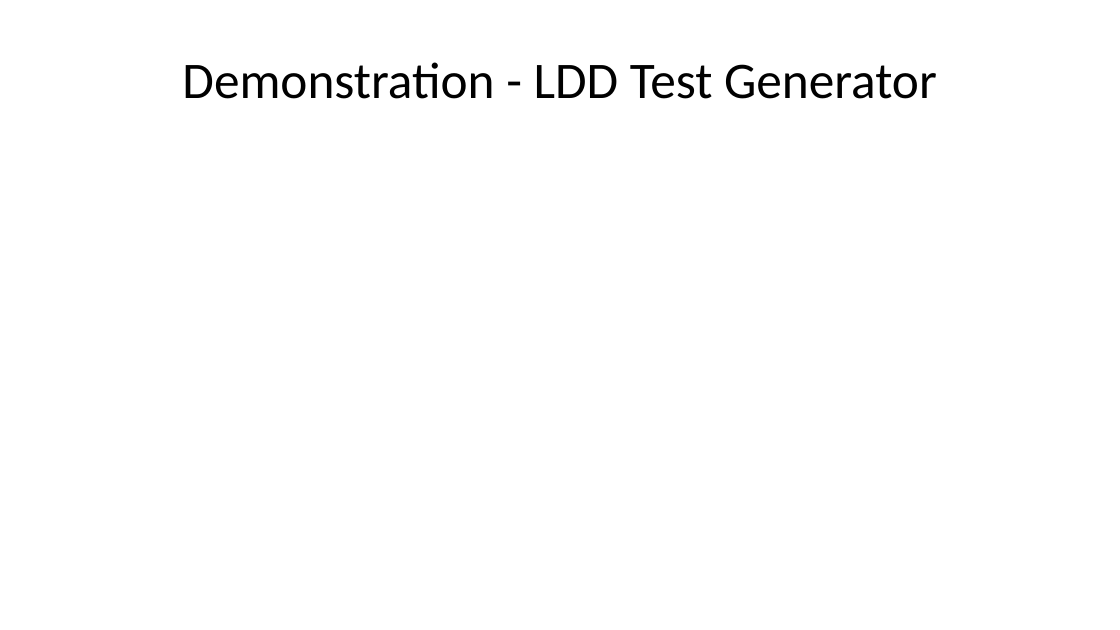
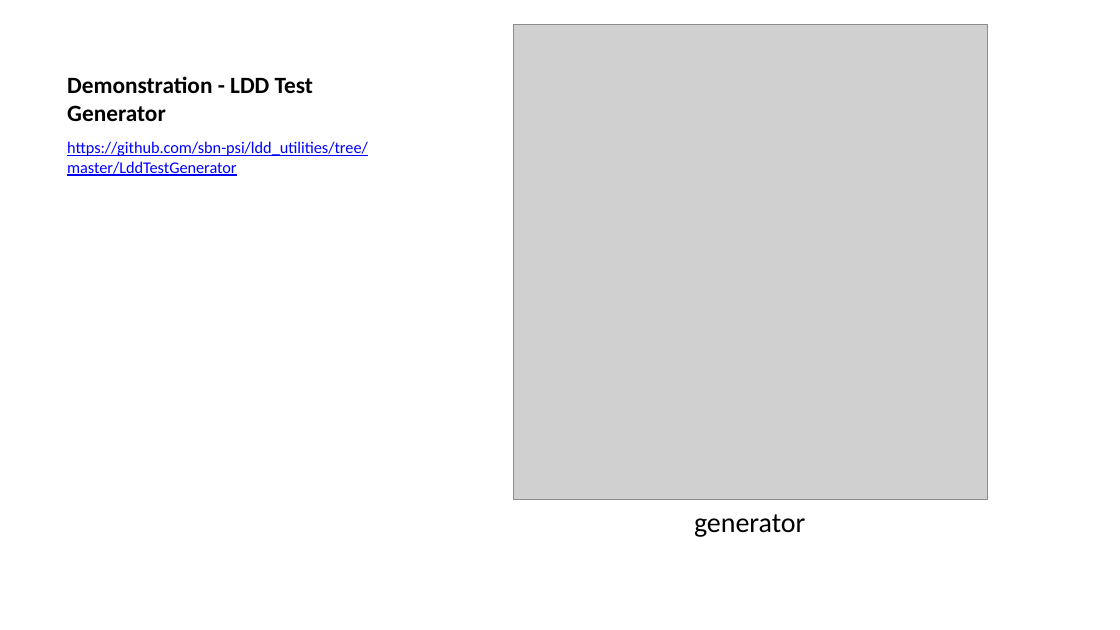
Before and after one commit to sbn-psi/dmsp, a slide deck: slide 17 of LDDTesting/stone-LDDTestingPrinciples.pptx. Drawn at 1120x630 pixels with LibreOffice and Linux fonts; fonts in the diff are those of the drawing; grey boxes stand for pictures. Boxes give left, top, right and bottom in pixels: in the first picture for what was removed or moved away, otherwise in the second. Text is boxed around its words. In the diff, an @@ line names an element or a change of style, - is before the commit and + after.

Commit message:
Added links and qr codes for ldd test generator and preflight

```diff
--- a/LDDTesting/stone-LDDTestingPrinciples.pptx
+++ b/LDDTesting/stone-LDDTestingPrinciples.pptx
@@ title "Demonstration - LDD Test Generator" at <box>67,76,313,121</box>: size 33 to 15 pt, bold on; alignment centre to left; vertical alignment middle to bottom @@
@@ picture added at <box>513,25,988,500</box> @@
@@ text added at <box>67,141,368,176</box>, 10.5 pt, text #0000FF, underline @@
+https://github.com/sbn-psi/ldd_utilities/tree/master/LddTestGenerator
@@ text added at <box>694,514,805,537</box>, 18 pt, text #000000 @@
+generator
```
Also in this commit, not shown: 1 slide added, 3 other files.
